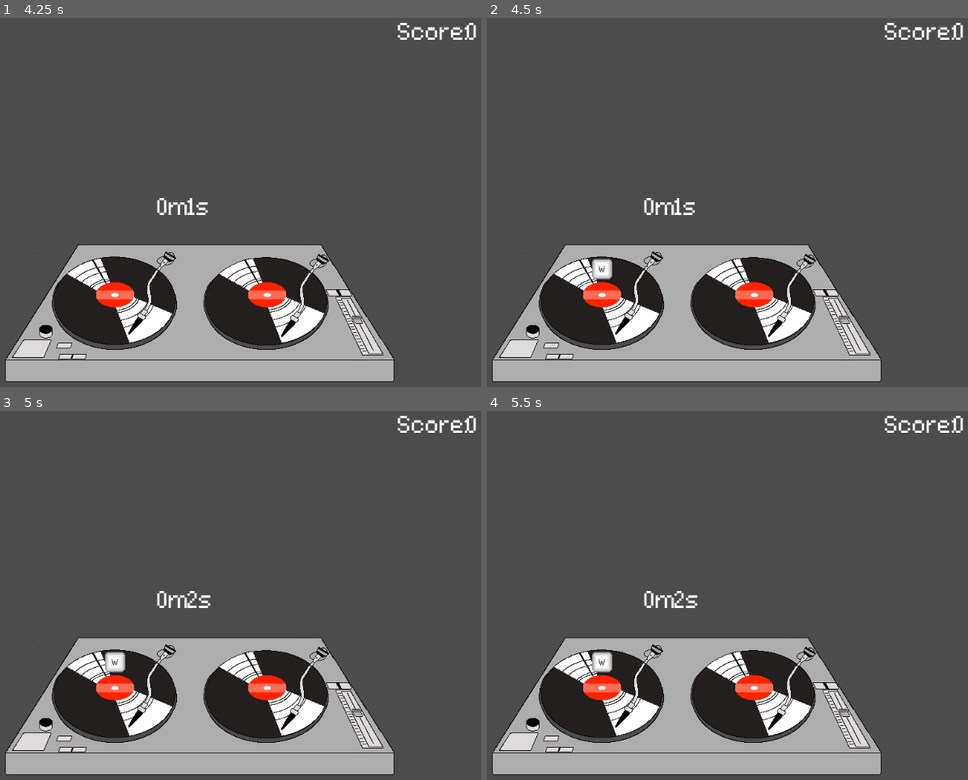
Above: before the commit, frames 1-4 (two rows, left to right).
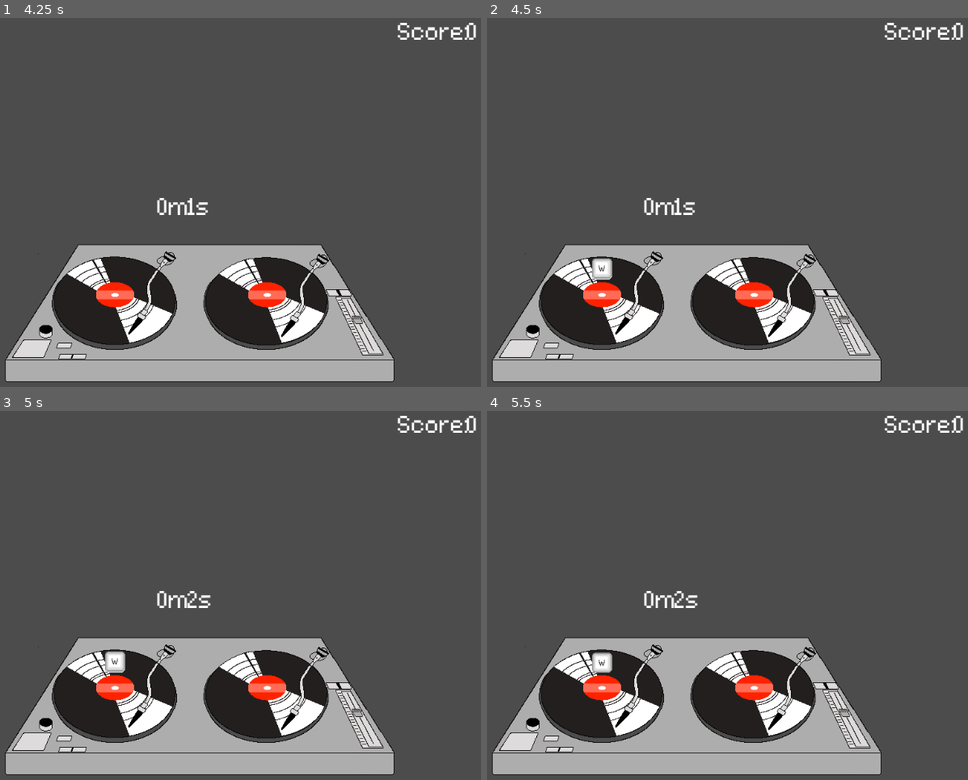
Above: after the commit, the same moments.

Repository: Sandvich/StrawberryJam3
Game: Godot game, scene res://game.tscn
Same seed, same stepped clock (60 frames per second), same inputs: the game is played once before the commit and once after it.
Inputs:
- Up to frame 1 (4.25 s): tap Enter at 0.5, 2, 3.5 s; hold Down (right_deck_down) 0.53-2.78 s; tap Space at 1.25, 2.75 s; hold W (left_deck_up) 2.78-3.53 s; hold S (left_deck_down) from 3.53 s (still down)
- Up to frame 2 (4.5 s): keep holding S (left_deck_down); tap Space at 4.25 s
- Up to frame 3 (5 s): keep holding S (left_deck_down)
- Up to frame 4 (5.5 s): release S (left_deck_down) at 5.03 s; hold Down (right_deck_down) from 5.03 s (still down)

Frame 1 is identical in both runs. In frame 2, less than 0.1% of the frame differs, in the area x 21-27%, y 65-71%; in frame 3, less than 0.1%; in frame 4, less than 0.1%.

Commit message:
Animations for keyboard added

Diff:
--- a/src/anim/keyboard.tres
+++ b/src/anim/keyboard.tres
@@ -1,54 +1,62 @@
-[gd_resource type="SpriteFrames" load_steps=9 format=2]
+[gd_resource type="SpriteFrames" load_steps=17 format=2]
 
-[ext_resource path="res://assets/arrow_right.png" type="Texture" id=1]
-[ext_resource path="res://assets/w.png" type="Texture" id=2]
-[ext_resource path="res://assets/s.png" type="Texture" id=3]
-[ext_resource path="res://assets/arrow_left.png" type="Texture" id=4]
-[ext_resource path="res://assets/a.png" type="Texture" id=5]
-[ext_resource path="res://assets/d.png" type="Texture" id=6]
-[ext_resource path="res://assets/arrow_up.png" type="Texture" id=7]
-[ext_resource path="res://assets/arrow_down.png" type="Texture" id=8]
+[ext_resource path="res://assets/arrow_down.png" type="Texture" id=1]
+[ext_resource path="res://assets/arrow_down_neutral.png" type="Texture" id=2]
+[ext_resource path="res://assets/arrow_right.png" type="Texture" id=3]
+[ext_resource path="res://assets/arrow_right_neutral.png" type="Texture" id=4]
+[ext_resource path="res://assets/w.png" type="Texture" id=5]
+[ext_resource path="res://assets/w_neutral.png" type="Texture" id=6]
+[ext_resource path="res://assets/s.png" type="Texture" id=7]
+[ext_resource path="res://assets/s_neutral.png" type="Texture" id=8]
+[ext_resource path="res://assets/arrow_left.png" type="Texture" id=9]
+[ext_resource path="res://assets/arrow_left_neutral.png" type="Texture" id=10]
+[ext_resource path="res://assets/a.png" type="Texture" id=11]
+[ext_resource path="res://assets/a_neutral.png" type="Texture" id=12]
+[ext_resource path="res://assets/d.png" type="Texture" id=13]
+[ext_resource path="res://assets/d_neutral.png" type="Texture" id=14]
+[ext_resource path="res://assets/arrow_up.png" type="Texture" id=15]
+[ext_resource path="res://assets/arrow_up_neutral.png" type="Texture" id=16]
 
 [resource]
 
 animations = [ {
-"frames": [ ExtResource( 1 ) ],
+"frames": [ ExtResource( 1 ), ExtResource( 2 ) ],
+"loop": true,
+"name": "right_deck_down",
+"speed": 5.0
+}, {
+"frames": [ ExtResource( 3 ), ExtResource( 4 ) ],
 "loop": true,
 "name": "right_deck_right",
 "speed": 5.0
 }, {
-"frames": [ ExtResource( 2 ) ],
+"frames": [ ExtResource( 5 ), ExtResource( 6 ) ],
 "loop": true,
 "name": "left_deck_up",
 "speed": 5.0
 }, {
-"frames": [ ExtResource( 3 ) ],
+"frames": [ ExtResource( 7 ), ExtResource( 8 ) ],
 "loop": true,
 "name": "left_deck_down",
 "speed": 5.0
 }, {
-"frames": [ ExtResource( 4 ) ],
+"frames": [ ExtResource( 9 ), ExtResource( 10 ) ],
 "loop": true,
 "name": "right_deck_left",
 "speed": 5.0
 }, {
-"frames": [ ExtResource( 5 ) ],
+"frames": [ ExtResource( 11 ), ExtResource( 12 ) ],
 "loop": true,
 "name": "left_deck_left",
 "speed": 5.0
 }, {
-"frames": [ ExtResource( 6 ) ],
+"frames": [ ExtResource( 13 ), ExtResource( 14 ) ],
 "loop": true,
 "name": "left_deck_right",
 "speed": 5.0
 }, {
-"frames": [ ExtResource( 7 ) ],
+"frames": [ ExtResource( 15 ), ExtResource( 16 ) ],
 "loop": true,
 "name": "right_deck_up",
 "speed": 5.0
-}, {
-"frames": [ ExtResource( 8 ) ],
-"loop": true,
-"name": "right_deck_down",
-"speed": 5.0
 } ]
Binary file changed: src/assets/a.png
Binary file added: src/assets/a_neutral.png
Not shown, added: src/assets/a_neutral.png.import
Binary file changed: src/assets/arrow_down.png
Binary file added: src/assets/arrow_down_neutral.png
Not shown, added: src/assets/arrow_down_neutral.png.import
Binary file changed: src/assets/arrow_left.png
Binary file added: src/assets/arrow_left_neutral.png
Not shown, added: src/assets/arrow_left_neutral.png.import
Binary file changed: src/assets/arrow_right.png
Binary file added: src/assets/arrow_right_neutral.png
Not shown, added: src/assets/arrow_right_neutral.png.import
(and 13 more such lines)
